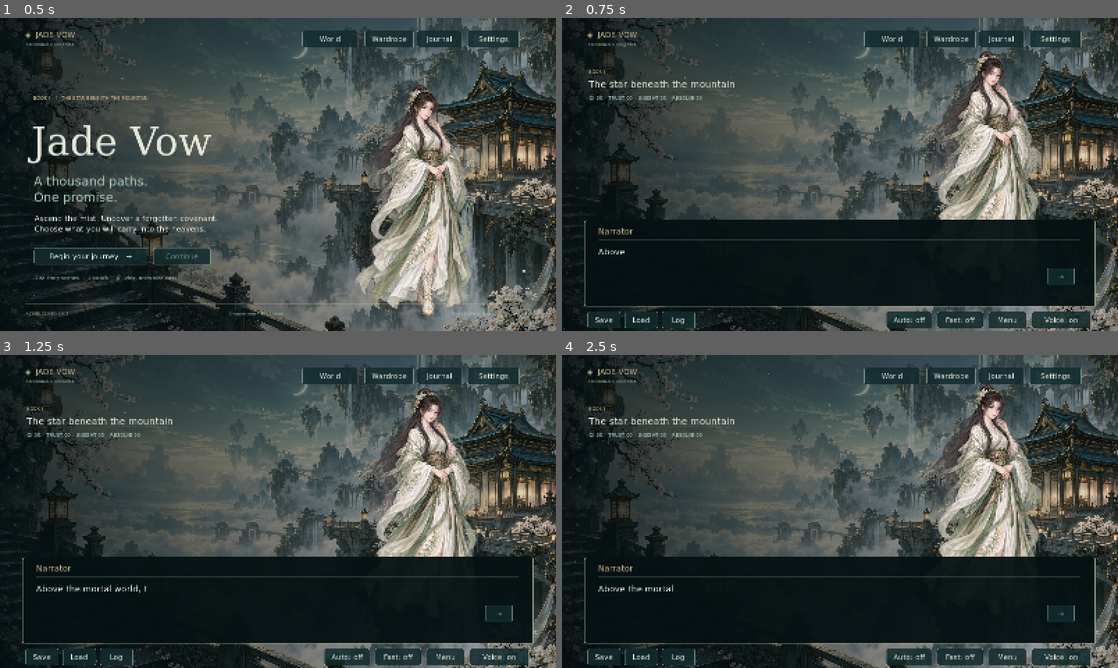
Above: before the commit, frames 1-4 (two rows, left to right).
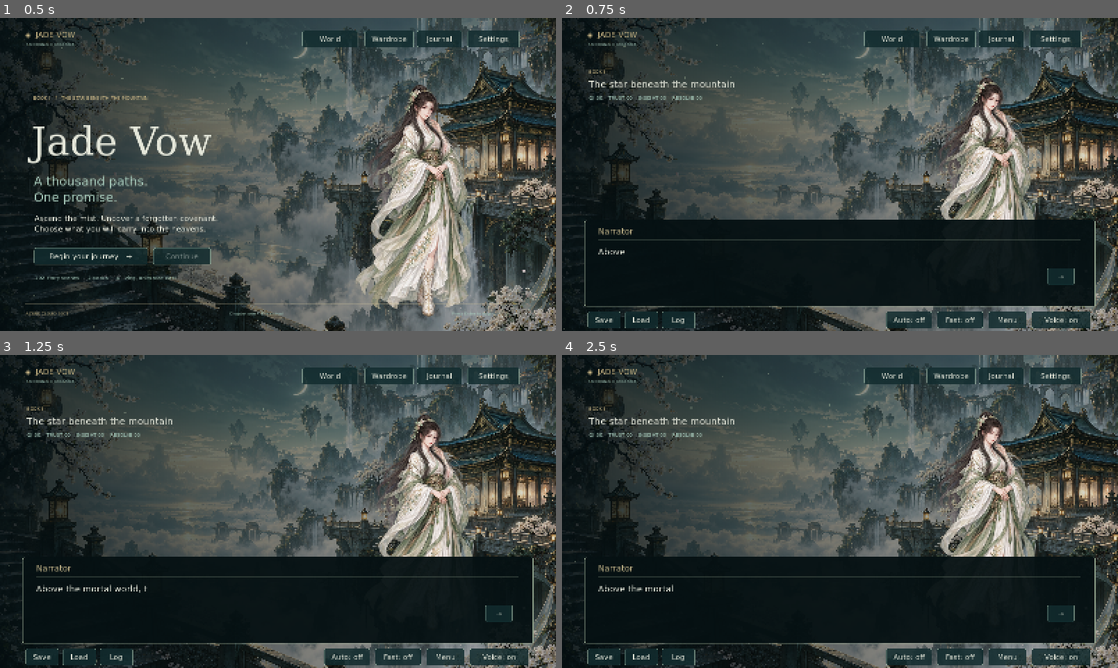
Above: after the commit, the same moments.

Repository: jgyy/octxian
Game: Godot game, scene res://scenes/main.tscn
Same seed, same stepped clock (60 frames per second), same inputs: the game is played once before the commit and once after it. Sound files missing from this copy of the repository are replaced by a short silence.
Inputs:
- Up to frame 1 (0.5 s): no input
- Up to frame 2 (0.75 s): click "Begin your journey →" at 0.5 s
- Up to frame 3 (1.25 s): no input
- Up to frame 4 (2.5 s): click "Menu" at 1.25 s; click "Begin your journey →" at 2 s

Frame 1 is identical in both runs. In frame 2, 5.6% of the frame differs, in the area x 67-86%, y 10-65%; in frame 3, 5.6%; in frame 4, 5.7%, in the area x 67-86%, y 9-65%.

Commit message:
fix: keep tall scene portraits clear of navigation

Diff:
--- a/scripts/animated_character.gd
+++ b/scripts/animated_character.gd
@@ -16,7 +16,11 @@
 var character := ""
 var motion := "idle"
 var outfit := "sect"
-var display_height := 730.0
+var display_height: float = 730.0:
+	set(value):
+		display_height = maxf(value, 1.0)
+		if sprite.texture != null:
+			sprite.scale = Vector2.ONE * (display_height / sprite.texture.get_height())
 var fade_in := true
 var reduced_motion := false
 var motion_time := 0.0
--- a/scripts/main.gd
+++ b/scripts/main.gd
@@ -164,6 +164,7 @@
 	audio.voice.stop()
 	_clear()
 	_header()
+	actor.display_height = 730.0
 	actor.position = Vector2(1190, 518)
 	actor.show_character("lin_yue", "idle", wardrobe.selected("lin_yue"))
 	_label("BOOK I   /   THE STAR BENEATH THE MOUNTAIN", Vector2(95, 222), 14, GOLD)
@@ -198,7 +199,8 @@
 func _scene() -> void:
 	_clear()
 	_header()
-	actor.position = Vector2(1205, 419)
+	actor.display_height = 680.0
+	actor.position = Vector2(1205, 474)
 	var node: Dictionary = state.node()
 	var actor_id := str(node.get("actor", "lin_yue"))
 	actor.show_character(actor_id, str(node.get("animation", "idle")), wardrobe.selected(actor_id))
--- a/tests/runtime_test.gd
+++ b/tests/runtime_test.gd
@@ -78,6 +78,10 @@
 	game._title()
 	check(game.actor.outfit == "festival", "Title should use the selected Lin Yue clothing")
 	check(not game.is_reading, "Menu should return to title")
+	game.actor.display_height = 640.0
+	var cached_portrait: Texture2D = game.actor.sprite.texture
+	game._title()
+	check(game.actor.sprite.texture == cached_portrait and is_equal_approx(game.actor.sprite.texture.get_height() * game.actor.sprite.scale.y, 730.0), "Cached title portraits must resize when the stage changes")
 	for id in game.Wardrobe.CHARACTERS:
 		for clothing in game.wardrobe.options():
 			for motion in game.actor.LOOPS:
@@ -120,6 +124,9 @@
 	game.state.current = "reed_voice"
 	game._scene()
 	check(game.actor.character == "reed_listener", "Spirit should use its own sprite")
+	var portrait_height: float = game.actor.sprite.texture.get_height() * game.actor.sprite.scale.y
+	check(game.actor.position.y - portrait_height / 2.0 - 12.0 > 112.0, "Scene portraits must clear the header throughout their bob")
+	check(game.actor.position.y + portrait_height / 2.0 + 12.0 < 830.0, "Scene portraits must remain behind the dialogue panel and clear the footer")
 	var speaker_label: Label = game.ui.get_node("SpeakerName")
 	var speaker_title: Label = game.ui.get_node("SpeakerTitle")
 	check(speaker_title.position.x > speaker_label.position.x + speaker_label.get_minimum_size().x, "Long speaker names and role labels must not overlap")
Not shown, changed: docs/EXPANSION.md
